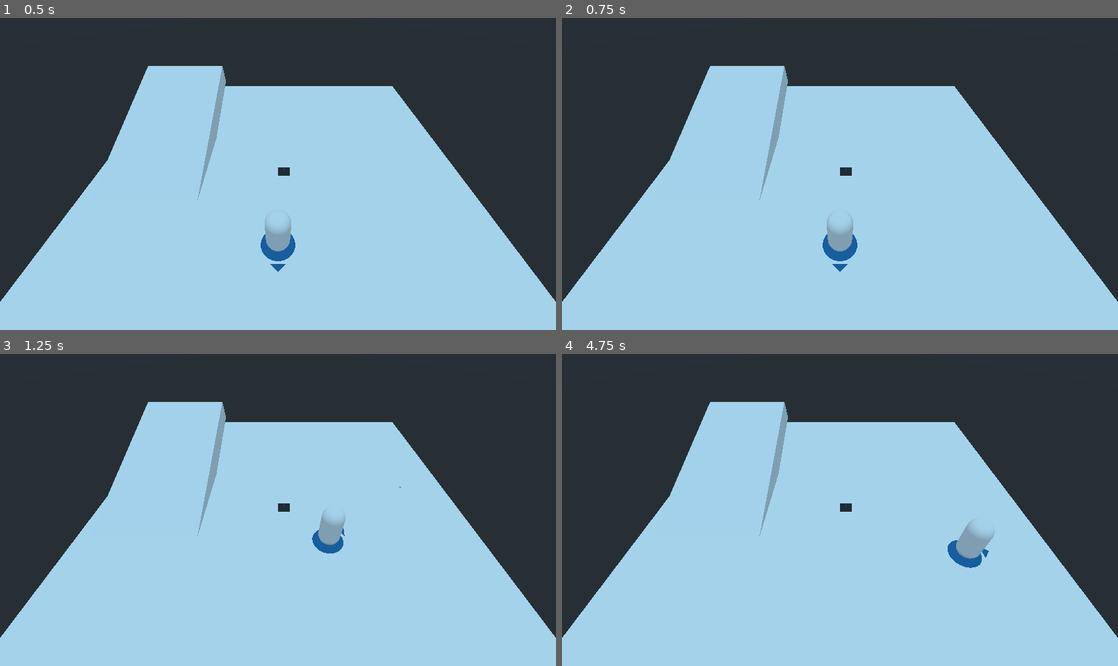
Above: before the commit, frames 1-4 (two rows, left to right).
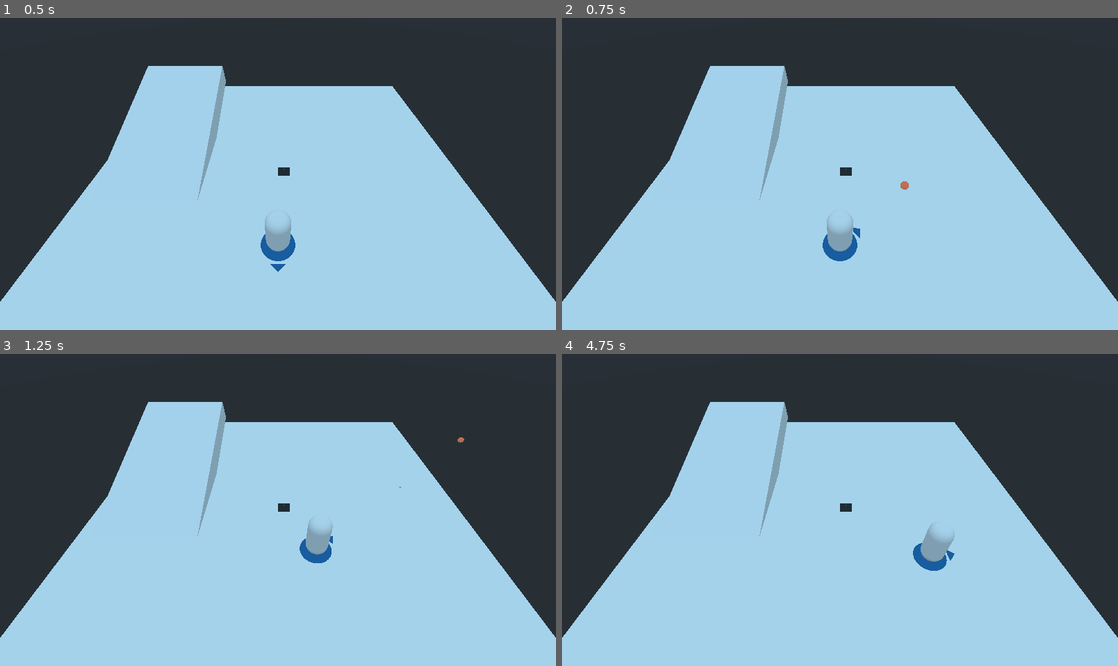
Above: after the commit, the same moments.

Repository: 2BytesGoat/godot-games
Game: Godot game, scene res://World.tscn
Same seed, same stepped clock (60 frames per second), same inputs: the game is played once before the commit and once after it.
Inputs (mouse positions are in pixels of both pictures, inside the frame that each line leads up to):
- Up to frame 1 (0.5 s): no input
- Up to frame 2 (0.75 s): tap Enter at 0.5 s; move the mouse to (962, 152) at 0.52 s; tap Q (cast_spell_1) at 0.6 s
- Up to frame 3 (1.25 s): right-click (400, 488) at 0.8 s
- Up to frame 4 (4.75 s): move the mouse to (728, 519) at 1.27 s; right-click (728, 519) at 1.35 s; tap Q (cast_spell_1) at 1.55, 2.1, 3.05, 3.6, 4.55 s; move the mouse to (895, 432) at 2.02 s; right-click (895, 432) at 2.3 s; move the mouse to (812, 569) at 2.77 s; right-click (812, 569) at 2.85 s; move the mouse to (1006, 553) at 3.52 s; right-click (1006, 553) at 3.8 s; move the mouse to (673, 453) at 4.27 s; right-click (673, 453) at 4.35 s

Frame 1 is identical in both runs. In frame 2, 0.1% of the frame differs, in the area x 48-63%, y 52-82%; in frame 3, 0.7%; in frame 4, 1.3%, in the area x 63-78%, y 53-70%.

Commit message:
Add projectile launching

Diff:
--- a/IHasMagic/Player/Player.gd
+++ b/IHasMagic/Player/Player.gd
@@ -2,9 +2,10 @@
 
 var path = []
 var path_idx = 0
-const move_speed = 12
+const move_speed = 550
 onready var nav: Navigation = get_parent()
 onready var dir_sprite: Spatial = $DirectionSprite
+onready var projectile_spwan = $Weapon/Position3D
 onready var Projectile = preload("res://Spells/Projectile.tscn")
 
 func _ready():
@@ -15,6 +16,18 @@
 	path = nav.get_simple_path(global_transform.origin, target_pos)
 	path_idx = 0
 
+func update_orientation(target_pos):
+	var global_pos = global_transform.origin
+	rotation.y = (Vector2(target_pos.z, target_pos.x) -
+				  Vector2(global_pos.z, global_pos.x)).angle()
+
+func cast_spell(target_pos):
+	update_orientation(target_pos)
+	var new_projectile = Projectile.instance()
+	projectile_spwan.add_child(new_projectile)
+	new_projectile.look_at(target_pos, Vector3.UP)
+	new_projectile.launch()
+
 func _physics_process(delta):
 	var global_pos = global_transform.origin
 	if path_idx < path.size():
@@ -22,6 +35,5 @@
 		if move_vec.length() < 0.1:
 			path_idx += 1
 		else:
-			rotation.y = (Vector2(path[path_idx].z, path[path_idx].x) -
-					Vector2(global_pos.z, global_pos.x)).angle()
-			move_and_slide(move_vec.normalized() * move_speed, Vector3.UP)
+			update_orientation(path[path_idx])
+			move_and_slide(move_vec.normalized() * move_speed * delta, Vector3.UP)
--- a/IHasMagic/Player/Player.tscn
+++ b/IHasMagic/Player/Player.tscn
@@ -59,3 +59,9 @@
 transform = Transform( 1, 0, 0, 0, -4.37114e-08, -1, 0, 1, -4.37114e-08, 0, 0, 1.5 )
 mesh = SubResource( 5 )
 material/0 = null
+
+[node name="Weapon" type="Spatial" parent="."]
+transform = Transform( 1, 0, 0, 0, 1, 0, 0, 0, 1, 0, 2.27457, 0 )
+
+[node name="Position3D" type="Position3D" parent="Weapon"]
+transform = Transform( 1, 0, 0, 0, 1, 0, 0, 0, 1, 0, 0, 1 )
--- a/IHasMagic/Player/PlayerCamera.gd
+++ b/IHasMagic/Player/PlayerCamera.gd
@@ -2,6 +2,8 @@
 
 const ray_length = 1000
 const world_colision_mask = 1
+const player_colision_mask = 10
+const all_colision_mask = 11
 const spawn_point = Vector3(0, 0.1, 7)
 
 onready var camera = $Camera
@@ -21,7 +23,26 @@
 func _process(delta):
 	var m_pos = get_viewport().get_mouse_position()
 	if Input.is_action_just_pressed("move_player"):
-		move_player_unit(m_pos)
+		player_unit_move(m_pos)
+	if Input.is_action_just_pressed("cast_spell_1"):
+		player_cast_spell(m_pos)
+
+func player_unit_move(m_pos):
+	var result = raycast_from_mouse(m_pos, world_colision_mask)
+	if result:
+		create_movement_marker(result.position)
+		player_hero.move_to(result.position)
+
+func player_cast_spell(m_pos):
+	var result = raycast_from_mouse(m_pos, world_colision_mask)
+	if result:
+		player_hero.cast_spell(result.position)
+
+func raycast_from_mouse(m_pos, collision_mask):
+	var ray_start = camera.project_ray_origin(m_pos)
+	var ray_end = ray_start + camera.project_ray_normal(m_pos) * ray_length
+	var space_state = get_world().direct_space_state
+	return space_state.intersect_ray(ray_start, ray_end, [], collision_mask)
 
 func create_movement_marker(p_pos):
 	if is_instance_valid(last_marker):
@@ -29,15 +50,3 @@
 	last_marker = Marker.instance()
 	self.add_child(last_marker)
 	last_marker.global_transform.origin = p_pos
-
-func move_player_unit(m_pos):
-	var result = raycast_from_mouse(m_pos, world_colision_mask)
-	if result:
-		create_movement_marker(result.position)
-		player_hero.move_to(result.position)
-
-func raycast_from_mouse(m_pos, collision_mask):
-	var ray_start = camera.project_ray_origin(m_pos)
-	var ray_end = ray_start + camera.project_ray_normal(m_pos) * ray_length
-	var space_state = get_world().direct_space_state
-	return space_state.intersect_ray(ray_start, ray_end, [], collision_mask)
--- /dev/null
+++ b/IHasMagic/Spells/Projectile.gd
@@ -0,0 +1,15 @@
+extends RigidBody
+
+export var travel_speed = 50
+export var lifetime = 1.5
+
+var death_timer
+
+func launch():
+	death_timer = Timer.new()
+	add_child(death_timer)
+	death_timer.connect("timeout", self, "queue_free")
+	death_timer.start(lifetime)
+
+	set_as_toplevel(true)
+	apply_central_impulse(-transform.basis.z * travel_speed)
--- a/IHasMagic/Spells/Projectile.tscn
+++ b/IHasMagic/Spells/Projectile.tscn
@@ -1,6 +1,8 @@
-[gd_scene load_steps=4 format=2]
+[gd_scene load_steps=5 format=2]
 
-[sub_resource type="SpatialMaterial" id=2]
+[ext_resource path="res://Spells/Projectile.gd" type="Script" id=1]
+
+[sub_resource type="SpatialMaterial" id=1]
 albedo_color = Color( 1, 0, 0, 1 )
 emission_enabled = true
 emission = Color( 0.67451, 0.615686, 0.462745, 1 )
@@ -17,9 +19,10 @@
 radius = 0.3
 
 [node name="Projectile" type="RigidBody"]
+script = ExtResource( 1 )
 
 [node name="MeshInstance" type="MeshInstance" parent="."]
-mesh = SubResource( 1 )
+mesh = SubResource( 2 )
 material/0 = null
 
 [node name="CollisionShape" type="CollisionShape" parent="."]
Not shown: 1 places in IHasMagic/Spells/Projectile.tscn that only renumber resources
